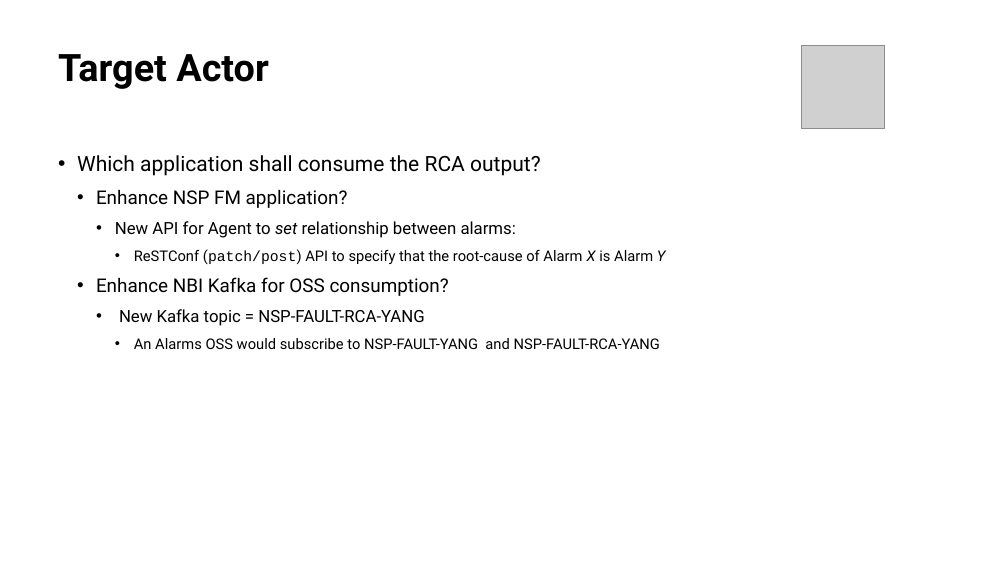
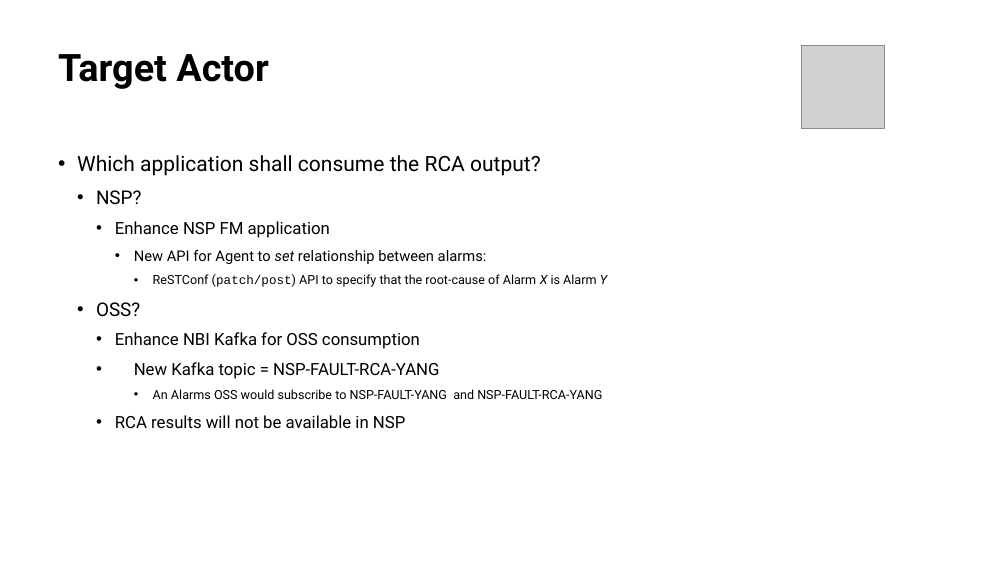
Before and after one commit to ml-rpirbhai/ai_network_rca_agent, a slide deck: slide 11 of Presentation.pptx. Drawn at 1008x567 pixels with LibreOffice and Linux fonts; fonts in the diff are those of the drawing; grey boxes stand for pictures. Boxes give left, top, right and bottom in pixels: in the first picture for what was removed or moved away, otherwise in the second. Text is boxed around its words. In the diff, an @@ line names an element or a change of style, - is before the commit and + after.

```diff
--- a/Presentation.pptx
+++ b/Presentation.pptx
@@ text at [96,190,330,238]: text changed; size 18 to 16 pt @@
-  • Enhance NSP FM application?
+  • NSP?
+    • Enhance NSP FM application
@@ text at [134,250,607,399]: size 16 to 14 pt in "New API for Agent to set relationship ..."; size 14 to 12 pt in "ReSTConf (patch/post) API to specify that the ...", "An Alarms OSS would subscribe to NSP-FAULT-YANG ..."; list level 3 to 4 in "New API for Agent to ..."; list level 4 to 5 in "ReSTConf (patch/post) API to specify ..."; list level 4 to 5 in "An Alarms OSS would subscribe ..." @@
@@ text at [96,302,420,349]: text changed; size 18 to 16 pt @@
-  • Enhance NBI Kafka for OSS consumption?
+  • OSS?
+    • Enhance NBI Kafka for OSS consumption
@@ text at [115,415,405,428]: paragraph added @@
+    • RCA results will not be available in NSP
```
Also in this commit, not shown: 10 other slides changed, 8 other files.
